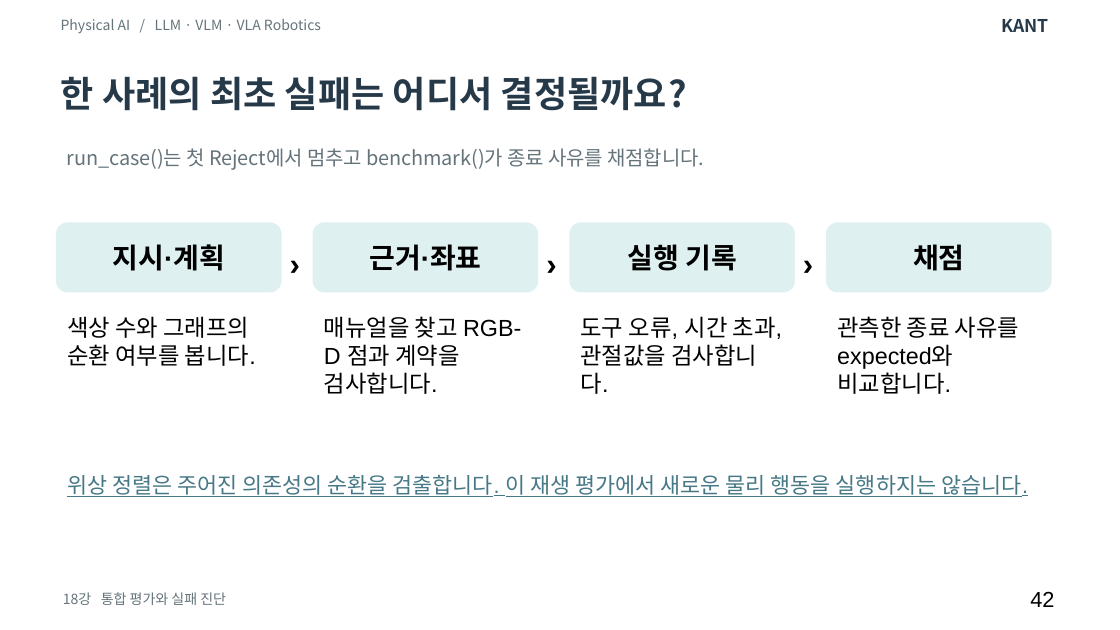
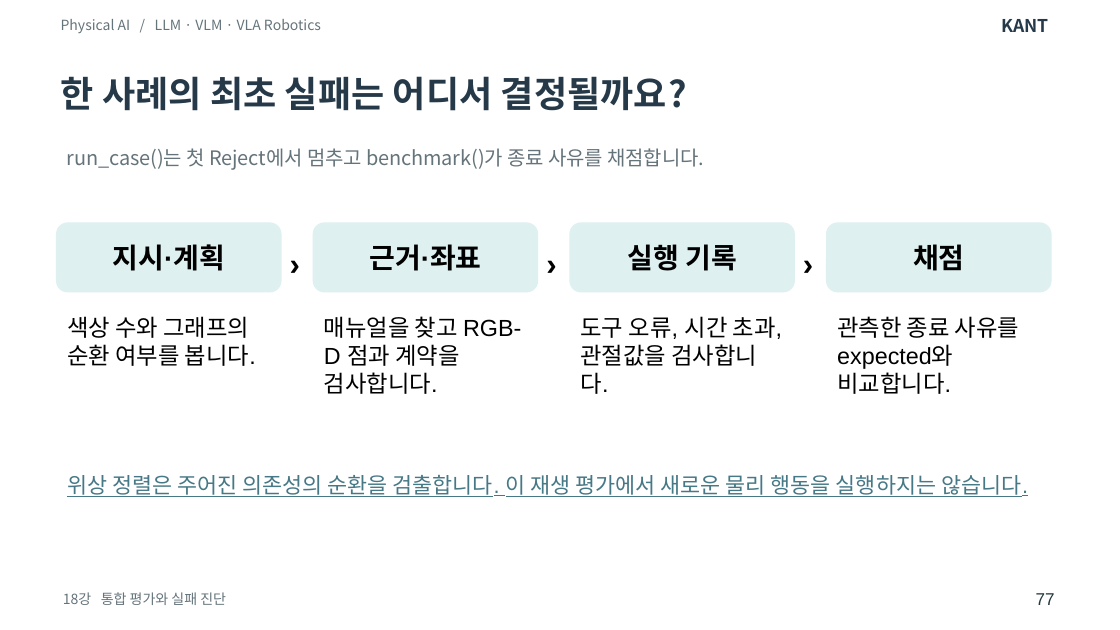
Before and after one commit to SpartaPA/waffle-mpx-lyrical, a slide deck: slide 77 of lessons/14-18/lessons-14-18.pptx (slide 42 before the commit). Drawn at 1120x630 pixels with LibreOffice and Linux fonts; fonts in the diff are those of the drawing. Boxes give left, top, right and bottom in pixels: in the first picture for what was removed or moved away, otherwise in the second. Text is boxed around its words. In the diff, an @@ line names an element or a change of style, - is before the commit and + after.

```diff
--- a/lessons/14-18/lessons-14-18.pptx
+++ b/lessons/14-18/lessons-14-18.pptx
@@ text at (1036, 593, 1055, 605): text changed; size 14 to 11 pt; text colour #000000 to #26383D @@
-42
+77
```
Also in this commit, not shown: 52 other slides changed, 35 slides added, 2 other files.
